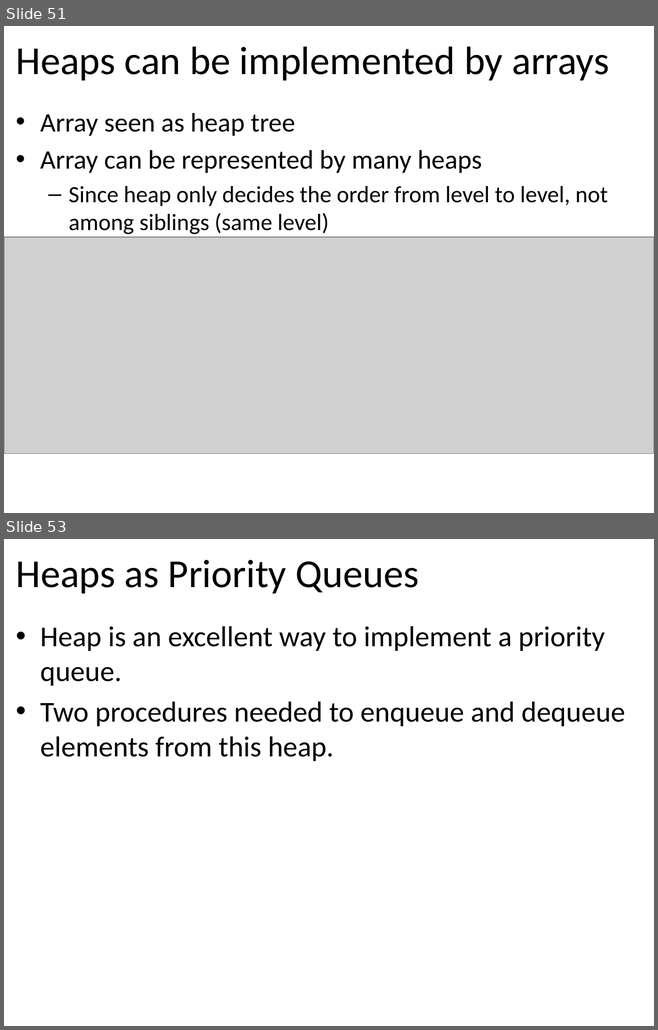
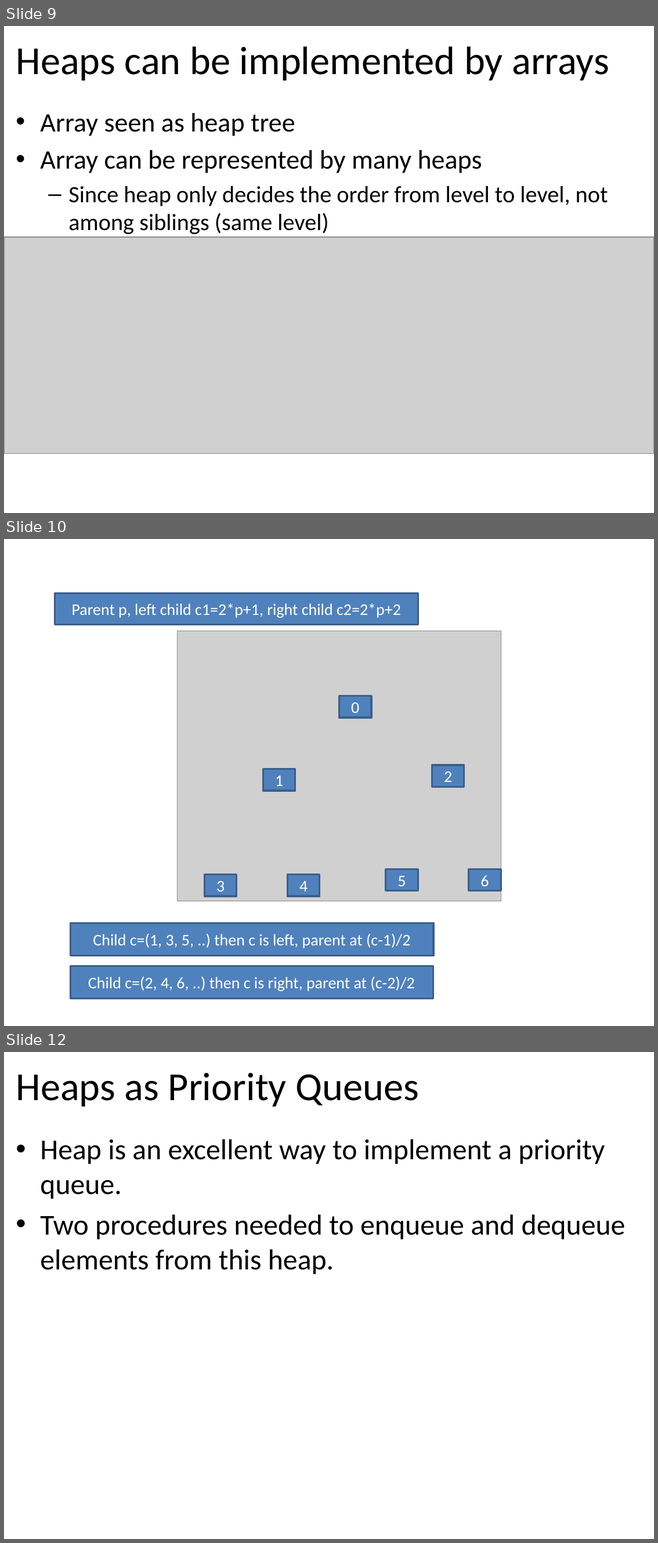
Before and after one commit to tutrunghieu/dsa-2017-java-tutorial, a slide deck: dsa2017-java-online/handouts/data-day05/Lecture 08 - Chapter 06 - Binary Trees - Day 3.pptx. Shown one above the other, each under a label of ours: slides 51 and 53 before the commit, slides 9, 10 and 12 after it; the slides between them are not shown. The pictures are 658x1030 and 658x1543 pixels, drawn with LibreOffice and Linux fonts; fonts in the diff are those of the drawing; grey boxes stand for pictures. Boxes give left, top, right and bottom in pixels: in the first picture for what was removed or moved away, otherwise in the second. Text is boxed around its words. In the diff, an @@ line names an element or a change of style, - is before the commit and + after.

```diff
--- a/dsa2017-java-online/handouts/data-day05/Lecture 08 - Chapter 06 - Binary Trees - Day 3.pptx
+++ b/dsa2017-java-online/handouts/data-day05/Lecture 08 - Chapter 06 - Binary Trees - Day 3.pptx
@@ slide 10 added at (x1=4, y1=539, x2=654, y2=1026), background #FFFFFF @@
@@ rectangle added at (x1=55, y1=593, x2=418, y2=624), fill #4F81BD, outline #3A5F8C 2 pt, 18 pt, text #FFFFFF @@
+Parent p, left child c1=2*p+1, right child c2=2*p+2
@@ picture added at (x1=177, y1=631, x2=501, y2=901) @@
@@ rectangle added at (x1=339, y1=696, x2=372, y2=718), fill #4F81BD, outline #3A5F8C 2 pt, 18 pt, text #FFFFFF @@
+0
@@ rectangle added at (x1=263, y1=769, x2=296, y2=790), fill #4F81BD, outline #3A5F8C 2 pt, 18 pt, text #FFFFFF @@
+1
@@ rectangle added at (x1=431, y1=765, x2=464, y2=787), fill #4F81BD, outline #3A5F8C 2 pt, 18 pt, text #FFFFFF @@
+2
@@ rectangle added at (x1=385, y1=869, x2=418, y2=890), fill #4F81BD, outline #3A5F8C 2 pt, 18 pt, text #FFFFFF @@
+5
@@ rectangle added at (x1=469, y1=869, x2=501, y2=890), fill #4F81BD, outline #3A5F8C 2 pt, 18 pt, text #FFFFFF @@
+6
@@ rectangle added at (x1=204, y1=875, x2=237, y2=896), fill #4F81BD, outline #3A5F8C 2 pt, 18 pt, text #FFFFFF @@
+3
@@ rectangle added at (x1=287, y1=875, x2=320, y2=896), fill #4F81BD, outline #3A5F8C 2 pt, 18 pt, text #FFFFFF @@
+4
@@ rectangle added at (x1=70, y1=923, x2=433, y2=955), fill #4F81BD, outline #3A5F8C 2 pt, 18 pt, text #FFFFFF @@
+Child c=(1, 3, 5, ..) then c is left, parent at (c-1)/2
@@ rectangle added at (x1=70, y1=966, x2=433, y2=999), fill #4F81BD, outline #3A5F8C 2 pt, 18 pt, text #FFFFFF @@
+Child c=(2, 4, 6, ..) then c is right, parent at (c-2)/2
@@ what was slide 51 is now slide 9 @@
@@ what was slide 53 is now slide 12 @@
```
Also in this commit, not shown: 1 slide changed, 4 other slides added, 5 slides removed, 7 other files.
